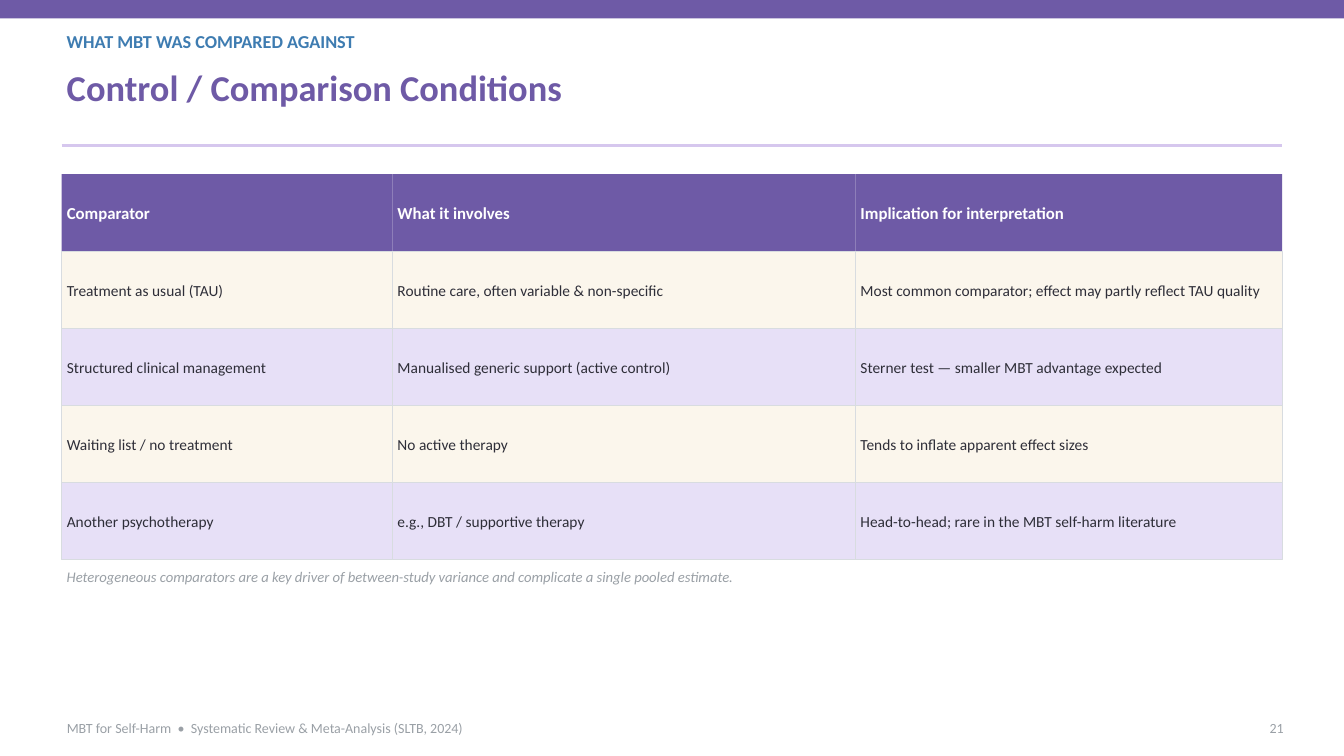
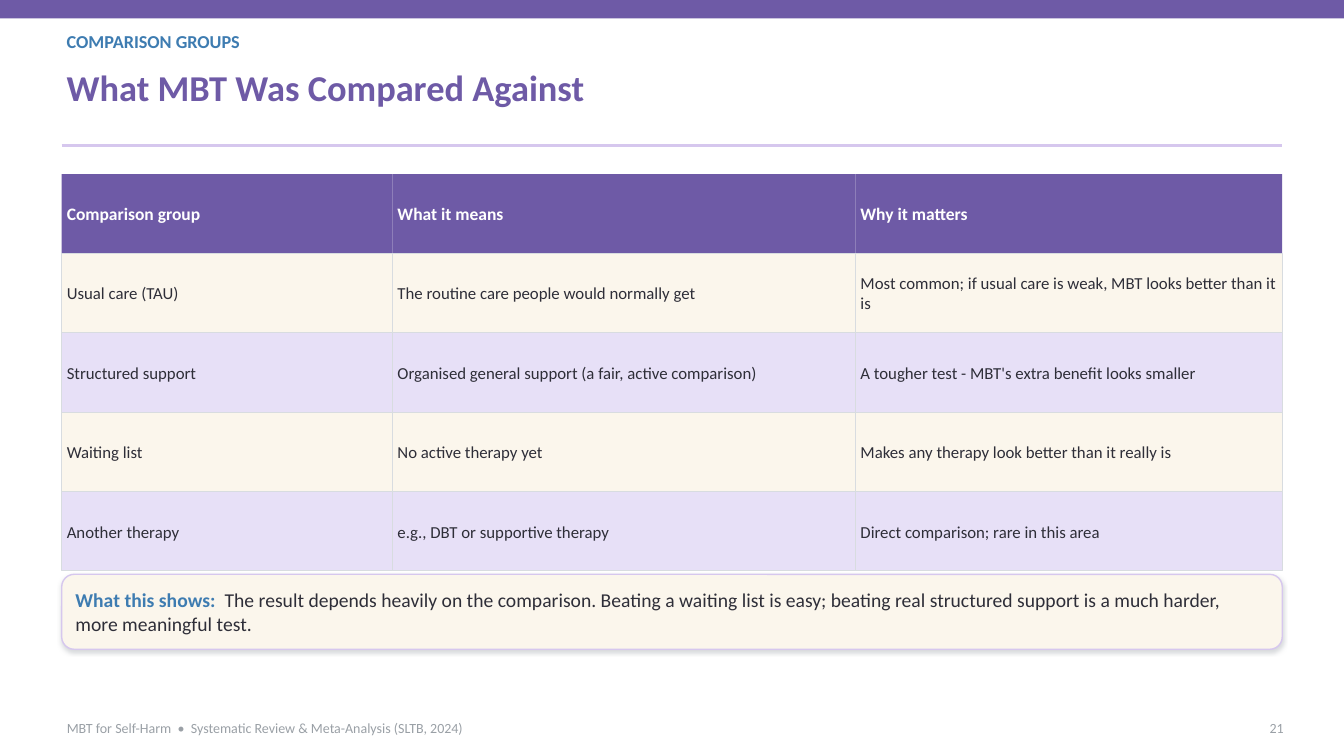
Before and after one commit to tejasdangodra786-byte/Dango-kiro, a slide deck: slide 21 of Journal_Club_MBT_SelfHarm.pptx. Drawn at 1344x756 pixels with LibreOffice and Linux fonts; fonts in the diff are those of the drawing. Boxes give left, top, right and bottom in pixels: in the first picture for what was removed or moved away, otherwise in the second. Text is boxed around its words. In the diff, an @@ line names an element or a change of style, - is before the commit and + after.

Commit message:
Revise deck: 14pt body text, simpler language with plain meanings in brackets, and plain-language captions under every graph
- Sub-topic/body text set to 14pt (headings unchanged)
- Difficult terms explained in brackets (e.g., mentalizing = 'reading minds')
- Every chart/diagram now has a 'What this shows' caption in simple language
- Content reorganized for clearer, more detailed flow; verified effect sizes retained (g=-0.82 self-harm, -1.08 BPD, -1.10 depression)

```diff
--- a/Journal_Club_MBT_SelfHarm.pptx
+++ b/Journal_Club_MBT_SelfHarm.pptx
@@ text at box(67, 36, 240, 48): text changed; size 26 to 13 pt; text colour #6E5AA6 to #3E7CB1 @@
-Control / Comparison Conditions
+COMPARISON GROUPS
@@ text at box(67, 75, 584, 107): text changed; size 13 to 26 pt; text colour #3E7CB1 to #6E5AA6 @@
-WHAT MBT WAS COMPARED AGAINST
+What MBT Was Compared Against
@@ text in rectangle at box(67, 208, 200, 223): text changed; size 12 to 12.5 pt @@
-Comparator
+Comparison group
@@ text in rectangle at box(397, 207, 503, 220): text changed; size 12 to 12.5 pt @@
-What it involves
+What it means
@@ text in rectangle at box(860, 207, 968, 223): text changed; size 12 to 12.5 pt @@
-Implication for interpretation
+Why it matters
@@ 8 rectangles: place and size @@
-8 rectangles at box(62, 251, 1282, 483)
+8 rectangles at box(62, 254, 1282, 492)
@@ text in rectangle at box(67, 287, 178, 301): text changed; size 11 to 12 pt @@
-Treatment as usual (TAU)
+Usual care (TAU)
@@ text in rectangle at box(397, 287, 696, 302): text changed; size 11 to 12 pt @@
-Routine care, often variable & non-specific
+The routine care people would normally get
@@ text in rectangle at box(860, 277, 1275, 309): text changed; size 11 to 12 pt @@
-Most common comparator; effect may partly reflect TAU quality
+Most common; if usual care is weak, MBT looks better than it is
@@ text in rectangle at box(67, 367, 196, 382): text changed; size 11 to 12 pt @@
-Structured clinical management
+Structured support
@@ text in rectangle at box(397, 367, 756, 382): text changed; size 11 to 12 pt @@
-Manualised generic support (active control)
+Organised general support (a fair, active comparison)
@@ text in rectangle at box(860, 367, 1196, 382): text changed; size 11 to 12 pt @@
-Sterner test — smaller MBT advantage expected
+A tougher test - MBT's extra benefit looks smaller
@@ rectangle removed at box(856, 405, 1282, 483) @@
-Tends to inflate apparent effect sizes
@@ rectangle added at box(856, 412, 1282, 492), fill #FBF6EC, outline #D8DCE0 0.75 pt, 12 pt, text #2E2E38 @@
+Makes any therapy look better than it really is
@@ text in rectangle at box(67, 446, 143, 461): text changed; size 11 to 12 pt @@
-Waiting list / no treatment
+Waiting list
@@ text in rectangle at box(397, 446, 542, 461): text changed; size 11 to 12 pt @@
-No active therapy
+No active therapy yet
@@ 3 rectangles: place and size @@
-3 rectangles at box(62, 483, 1282, 561)
+3 rectangles at box(62, 492, 1282, 572)
@@ text in rectangle at box(67, 526, 180, 541): text changed; size 11 to 12 pt @@
-Another psychotherapy
+Another therapy
@@ text in rectangle at box(397, 526, 609, 541): text changed; size 11 to 12 pt @@
-e.g., DBT / supportive therapy
+e.g., DBT or supportive therapy
@@ text in rectangle at box(860, 526, 1100, 541): text changed; size 11 to 12 pt @@
-Head-to-head; rare in the MBT self-harm literature
+Direct comparison; rare in this area
@@ rounded rectangle added at box(62, 575, 1282, 649), fill #FBF6EC, outline #D6C7EE 1 pt, 14 pt, text #2E2E38 @@
+What this shows: The result depends heavily on the comparison. Beating a waiting list is easy; beating real structured support is a much harder, more meaningful test.
@@ text removed at box(67, 572, 733, 585) @@
-Heterogeneous comparators are a key driver of between-study variance and complicate a single pooled estimate.
```
Also in this commit, not shown: 39 other slides changed, 3 slides added, 3 slides removed, 1 other file.
